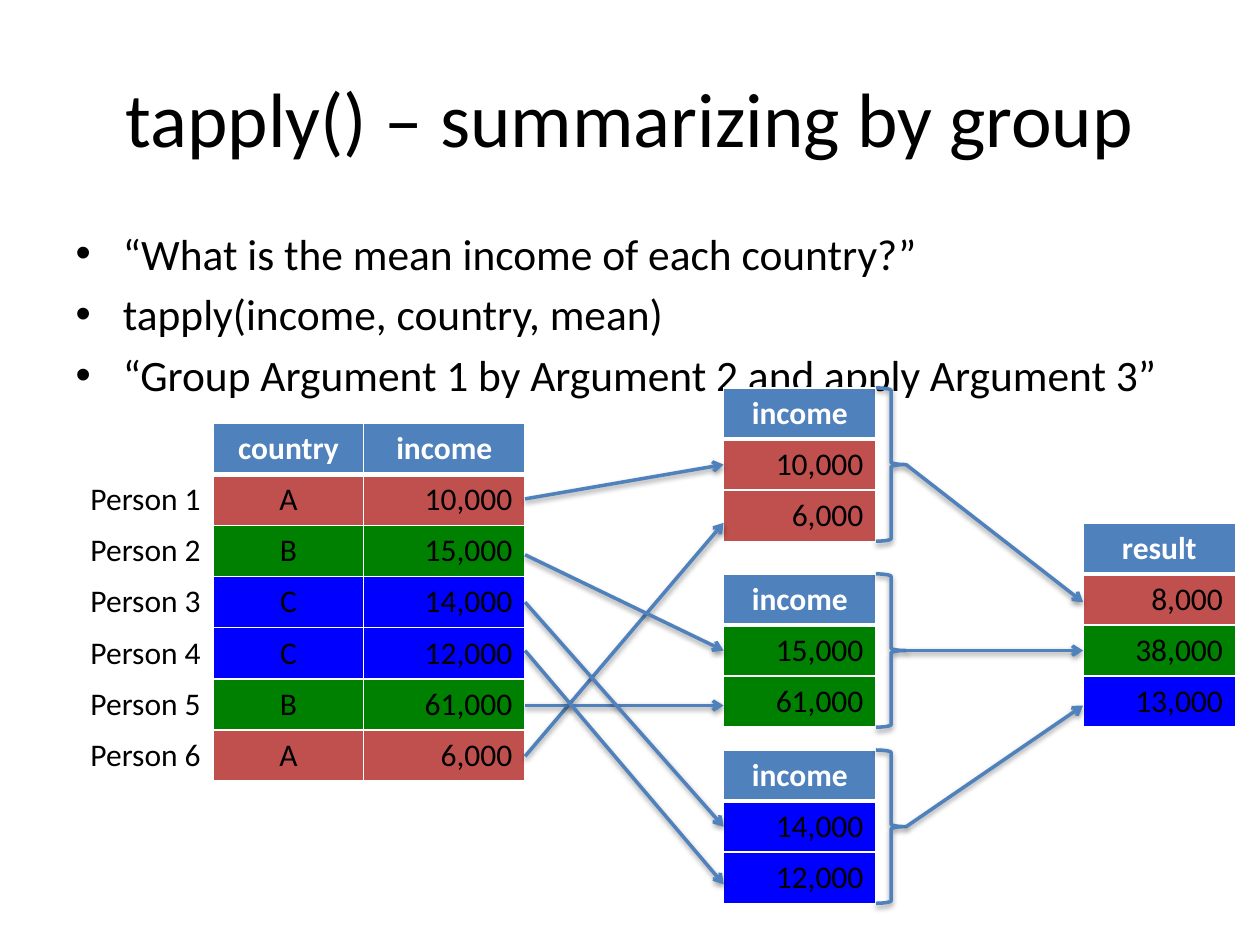
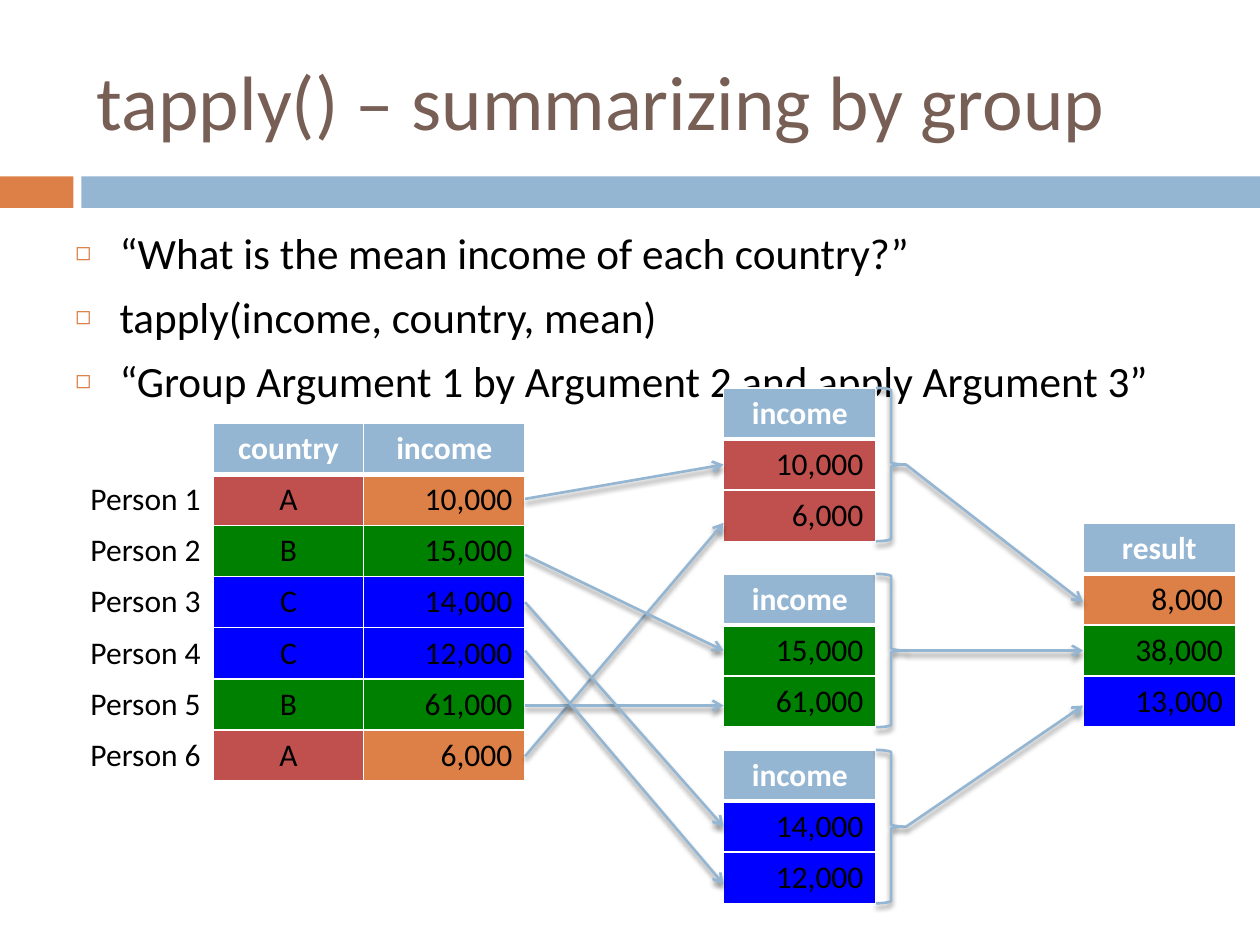
Before and after one commit to IainNZ/ORSoftwareTools2014, a slide deck: slide 4 of IntermediateR/slides.pptx. Drawn at 1260x945 pixels with LibreOffice and Linux fonts; fonts in the diff are those of the drawing. Boxes give left, top, right and bottom in pixels: in the first picture for what was removed or moved away, otherwise in the second. Text is boxed around its words. In the diff, an @@ line names an element or a change of style, - is before the commit and + after.

```diff
--- a/IntermediateR/slides.pptx
+++ b/IntermediateR/slides.pptx
@@ title "tapply() – summarizing by group": place and size @@
-title "tapply() – summarizing by group" at [126,91,1132,161]
+title "tapply() – summarizing by group" at [97,74,1104,143]
@@ title "tapply() – summarizing by group" at [97,74,1104,143]: text colour #000000 to #775F55; alignment centre to left @@
@@ rectangle added at [0,176,73,208], fill #DD8047 @@
@@ rectangle added at [82,176,1260,208], fill #94B6D2 @@
@@ text "“What is the mean income ..." at [120,238,1148,409]: size 24.8 to 24.6 pt; bullet • to ◻; more space between paragraphs @@
@@ table at [723,388,876,542] @@
@@ fill #4F81BD to #94B6D2 in row 1, column 1 @@
@@ table at [63,423,524,781] @@
@@ fill #4F81BD to #94B6D2 in 2 cells @@
@@ fill #C0504D to #DD8047 in 2 cells @@
@@ arrow (525, 499) - (723, 465): stroke #4F81BD 2 pt to #94B6D2 1.5 pt @@
@@ arrow (906, 465) - (1084, 602): stroke #4F81BD 2 pt to #94B6D2 1.5 pt @@
@@ arrow (525, 756) - (723, 523): stroke #4F81BD 2 pt to #94B6D2 1.5 pt @@
@@ table at [1084,523,1236,727] @@
@@ fill #4F81BD to #94B6D2 in row 1, column 1 @@
@@ fill #C0504D to #DD8047 in row 2, column 1 @@
@@ arrow (525, 554) - (723, 650): stroke #4F81BD 2 pt to #94B6D2 1.5 pt @@
@@ table at [723,575,876,728] @@
@@ fill #4F81BD to #94B6D2 in row 1, column 1 @@
@@ arrow (525, 602) - (723, 827): stroke #4F81BD 2 pt to #94B6D2 1.5 pt @@
@@ arrow (525, 650) - (723, 885): stroke #4F81BD 2 pt to #94B6D2 1.5 pt @@
@@ arrow (906, 650) - (1084, 650): stroke #4F81BD 2 pt to #94B6D2 1.5 pt @@
@@ arrow (525, 706) - (723, 706): stroke #4F81BD 2 pt to #94B6D2 1.5 pt @@
@@ arrow (906, 827) - (1084, 706): stroke #4F81BD 2 pt to #94B6D2 1.5 pt @@
@@ table at [723,750,876,903] @@
@@ fill #4F81BD to #94B6D2 in row 1, column 1 @@
@@ outline #4F81BD 2 pt to #94B6D2 1.5 pt; shadow changed in 3 elements at [876,388,906,542], [876,575,906,728], [876,750,906,903] @@
```
Also in this commit, not shown: 14 other slides changed, 1 other file.
